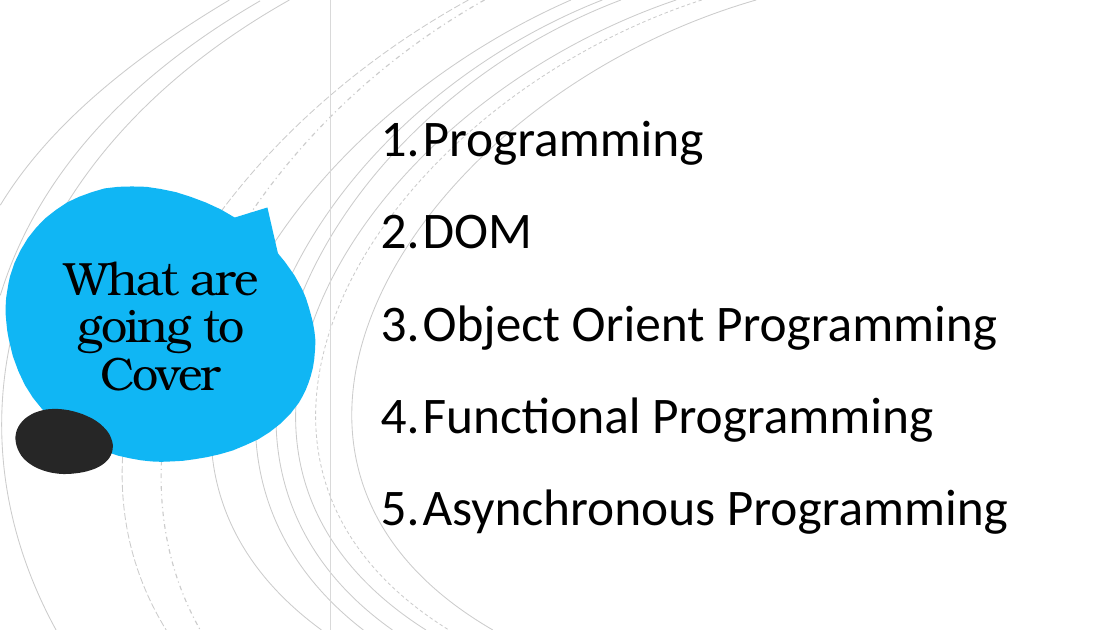
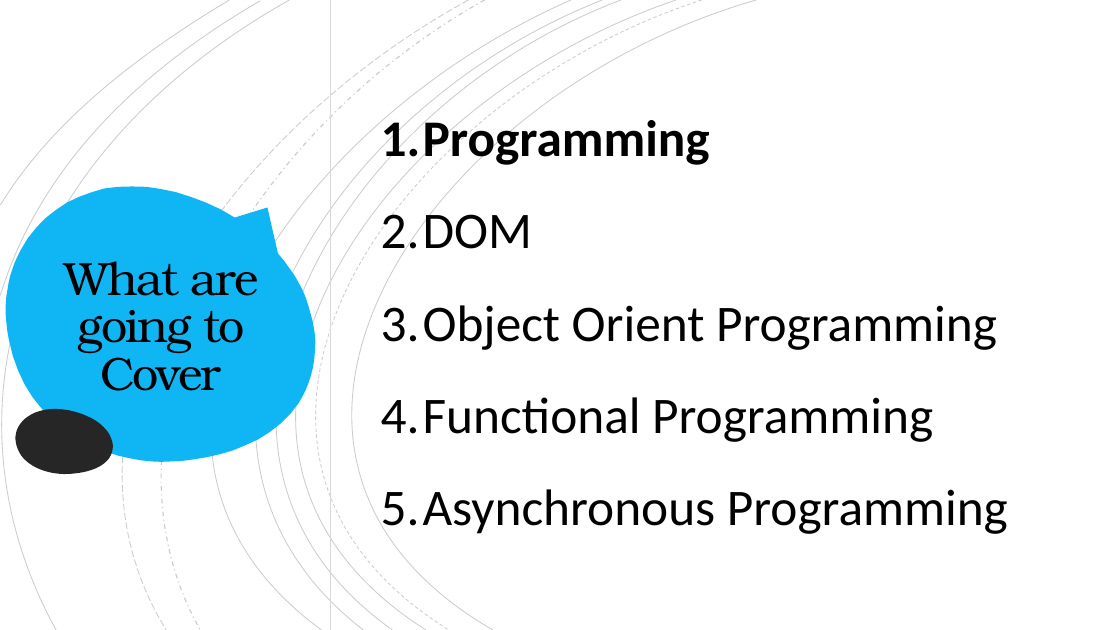
Before and after one commit to venkatch669/ashokit-august-23, a slide deck: slide 4 of javascript/Javascript_1.pptx. Drawn at 1120x630 pixels with LibreOffice and Linux fonts; fonts in the diff are those of the drawing. Boxes give left, top, right and bottom in pixels: in the first picture for what was removed or moved away, otherwise in the second. Text is boxed around its words. In the diff, an @@ line names an element or a change of style, - is before the commit and + after.

```diff
--- a/javascript/Javascript_1.pptx
+++ b/javascript/Javascript_1.pptx
@@ text at box(381, 113, 710, 168): bold on in "Programming" @@
```
Also in this commit, not shown: 1 other slide changed, 4 other files.
